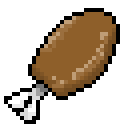
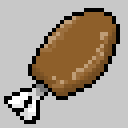
Comparing the layer stacks of the two 128 × 128 images. Changes:
showed "Background" over [0, 0, 128, 128]
